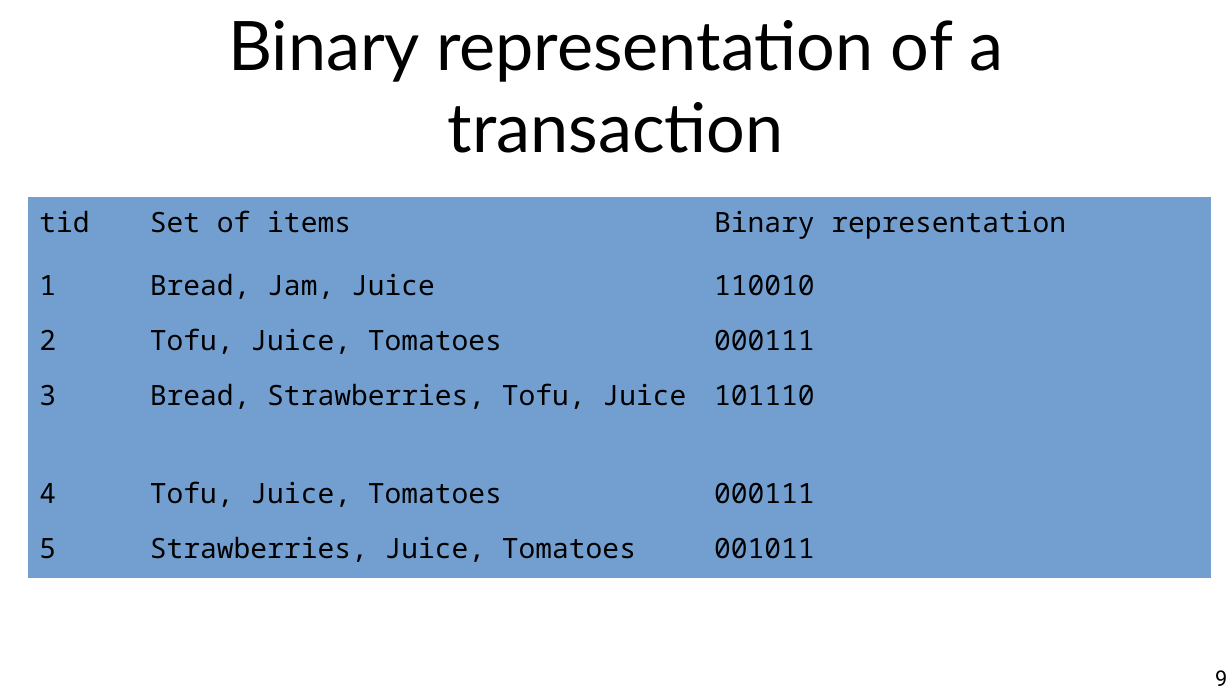
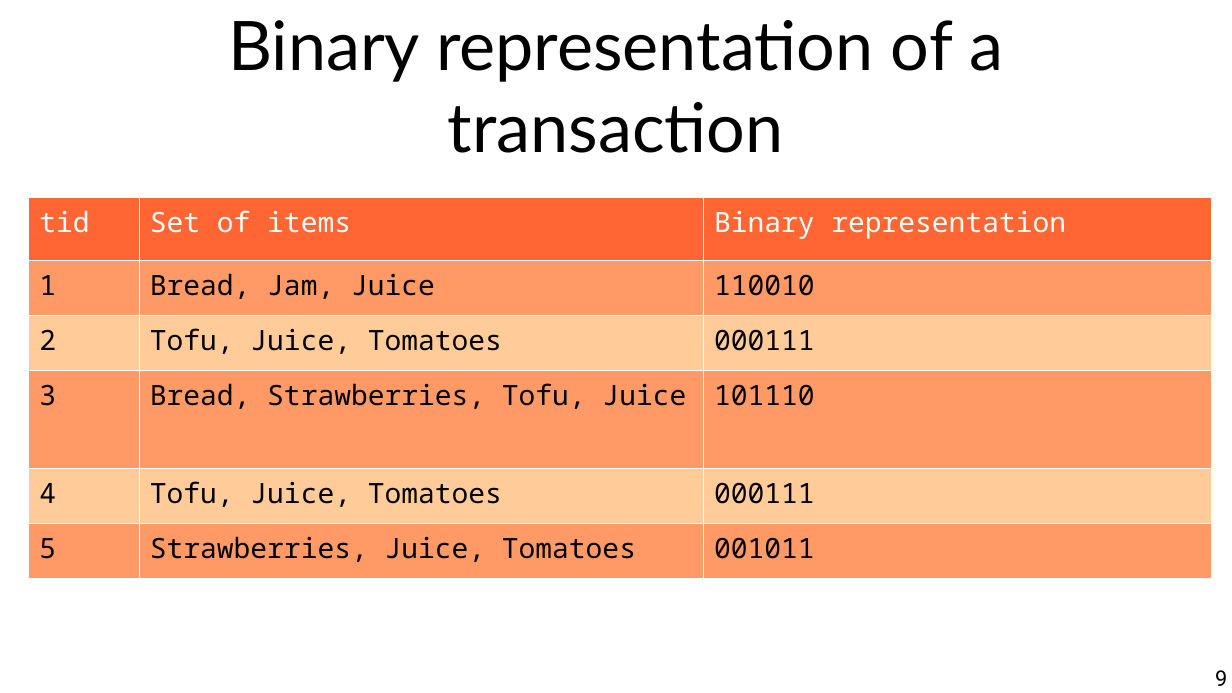
Before and after one commit to marco-calautti/data-mining-course, a slide deck: slide 9 of theory/odp/tt11_itemsets.odp. Drawn at 1232x693 pixels with LibreOffice and Linux fonts; fonts in the diff are those of the drawing. Boxes give left, top, right and bottom in pixels: in the first picture for what was removed or moved away, otherwise in the second. Text is boxed around its words. In the diff, an @@ line names an element or a change of style, - is before the commit and + after.

```diff
--- a/theory/odp/tt11_itemsets.odp
+++ b/theory/odp/tt11_itemsets.odp
@@ table at <box>28,197,1212,578</box> @@
@@ fill #729FCF to #FF6633 in row 1 @@
@@ fill #729FCF to #FF9966 in 9 cells @@
@@ fill #729FCF to #FFCC99 in 6 cells @@
@@ text colour #000000 to #FFFFFF in "tid", "Set of items", "Binary representation" @@
@@ borders changed @@
```
Also in this commit, not shown: 9 other slides changed, 7 other files.
